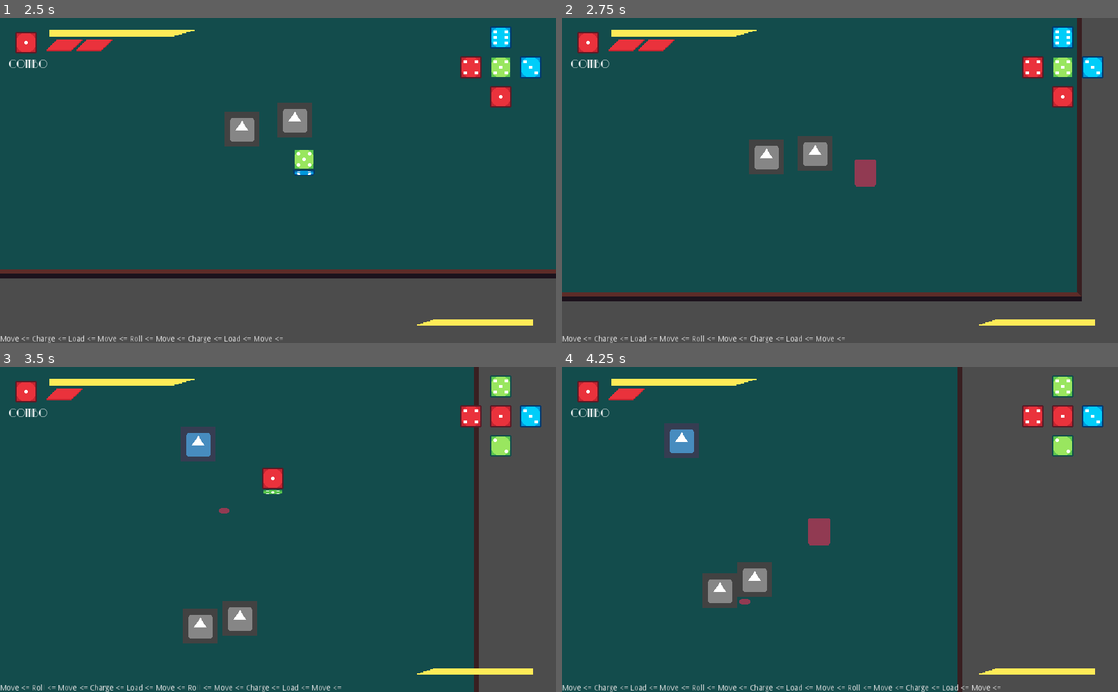
Above: before the commit, frames 1-4 (two rows, left to right).
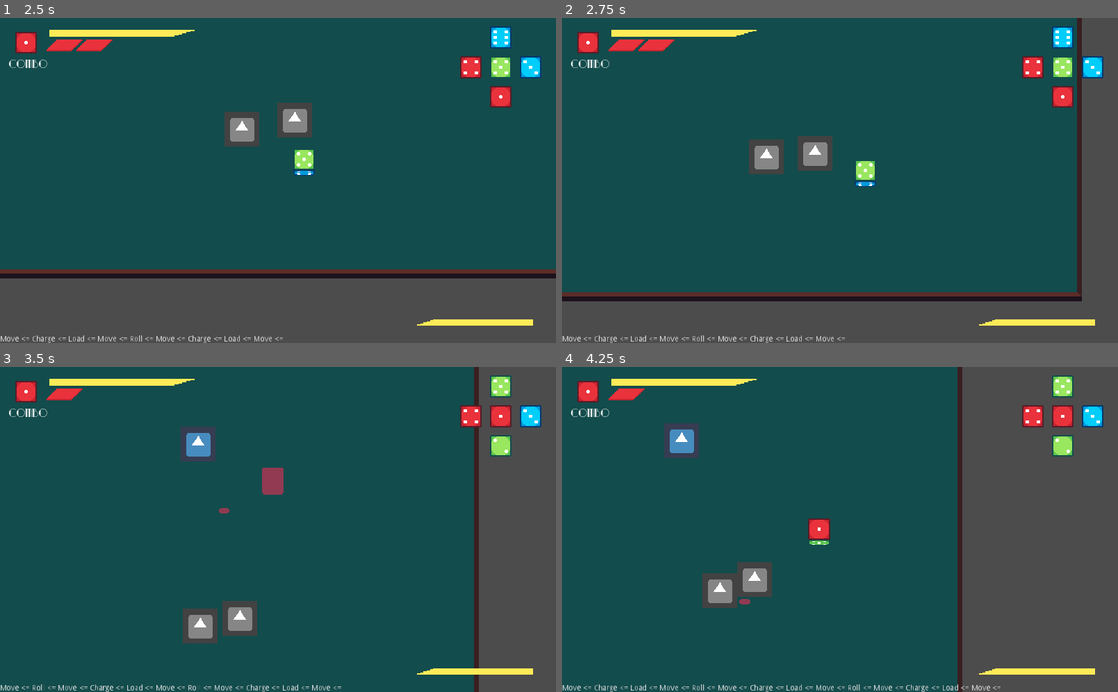
Above: after the commit, the same moments.

Repository: andrebariani/gmtk2022
Game: Godot game, scene res://src/Main.tscn
The game is run twice, just before and just after one commit, with the same random seed, the same clock (stepped at 60 frames per second) and the same inputs. The engine's default icon, where the game draws it, is replaced by a stand-in: a white triangle on a blue panel in a dark square.
Inputs (mouse positions are in pixels of both pictures, inside the frame that each line leads up to):
- Up to frame 1 (2.5 s): tap Enter (ui_accept) at 0.5, 0.77, 1.52 s; move the mouse to (400, 164) at 0.52 s; hold D (move_right) 0.53-1.28 s; click (400, 164) at 0.6 s; move the mouse to (166, 196) at 1.27 s; hold S (move_down) 1.28-2.03 s; tap Space (roll) at 1.35 s; move the mouse to (333, 109) at 2.02 s; hold D (move_right) from 2.03 s (still down); click (333, 109) at 2.1 s
- Up to frame 2 (2.75 s): keep holding D (move_right)
- Up to frame 3 (3.5 s): move the mouse to (250, 594) at 2.77 s; release D (move_right) at 2.78 s; hold W (move_up) from 2.78 s (still down); tap Space (roll) at 2.85 s; tap Enter (ui_accept) at 3.02 s
- Up to frame 4 (4.25 s): move the mouse to (1006, 578) at 3.52 s; release W (move_up) at 3.53 s; hold A (move_left) from 3.53 s (still down); click (1006, 578) at 3.6 s; tap Enter (ui_accept) at 3.77 s

Frame 1 is identical in both runs. In frame 2, 0.3% of the frame differs, in the area x 52-57%, y 43-52%; in frame 3, 0.3%; in frame 4, 0.3%, in the area x 44-49%, y 46-55%.
Error in both runs: Invalid operands 'Nil' and 'float' in operator '*'. (res://src/entities/enemies/Melee_enemy.gd:55)

Commit message:
further fixes

Diff:
--- a/src/entities/player/Player.gd
+++ b/src/entities/player/Player.gd
@@ -213,6 +213,6 @@
 	emit_signal("advanced_combo", next_combo_face)
 
 
-func _on_invincibleTimer_timeout():
+func _on_InvincibleTimer_timeout():
 	sprite.stop_anim()
-	_hurtbox.call_deferred("disabled", false)
+	_hurtbox.set_deferred("disabled", false)
--- a/src/entities/player/Player.tscn
+++ b/src/entities/player/Player.tscn
@@ -220,6 +220,7 @@
 visible = false
 scale = Vector2( 2, 2 )
 frames = SubResource( 8 )
+frame = 2
 playing = true
 script = ExtResource( 12 )
 
